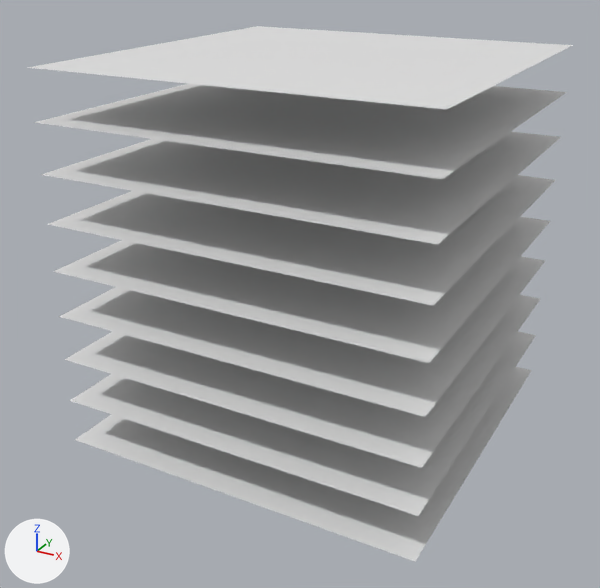
What one commit did to the FBX model Assets/MRTK/SDK/Experimental/Trackbox/Models/trackbox_grid.fbx.
The view is the same before and after, from a 50 mm lens placed at (1.96, -3.8, 1.58), pointed at (-0.05, -0.15, -0.25). Every picture has the same lights, and +X, +Y and +Z are marked at lower left.
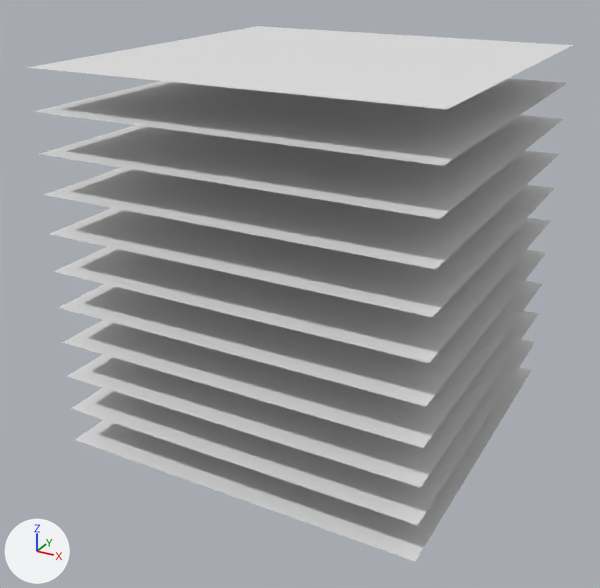
Where the change shows, as pixel boxes (x1, y1, x2, y2) in the pictures (600 x 588 px; the box of a moved part takes in the faces that stretch with it):
part 1 of me_plane, moved or reshaped: before (48, 175, 555, 306); after (49, 185, 555, 317)
part 2 of me_plane, moved or reshaped: before (41, 132, 561, 245); after (44, 150, 559, 269)
part 3 of me_plane, moved or reshaped: before (34, 84, 566, 179); after (40, 115, 563, 219)
part 4 of me_plane, moved or reshaped: before (59, 256, 545, 417); after (34, 78, 567, 166)
part 5 of me_plane, moved or reshaped: before (70, 331, 536, 516); after (71, 339, 535, 525)
part 6 of me_plane, moved or reshaped: before (65, 295, 540, 468); after (68, 310, 539, 488)
part 7 of me_plane, added: after (62, 280, 542, 448)
part 8 of me_plane, added: after (58, 249, 546, 406)

The change, as a diff of the scene's bpy script:
```diff
--- a/Assets/MRTK/SDK/Experimental/Trackbox/Models/trackbox_grid.fbx.py
+++ b/Assets/MRTK/SDK/Experimental/Trackbox/Models/trackbox_grid.fbx.py
@@ me_plane @@
 me_plane.from_pydata(...)  # 36 vertices, 9 faces; spans x -1.0..1.0, y -1.0..1.0, z -1.0..1.0
 # used by ob_plane; location = (0.0, 0.0, 0.0)
+# me_plane part 1: the loose piece of 4 vertices spanning x -1.0..1.0, y -1.0..1.0, z 0.25 is moved by (0.0, 0.0, -0.05)
+# me_plane part 2: the loose piece of 4 vertices spanning x -1.0..1.0, y -1.0..1.0, z 0.5 is moved by (0.0, 0.0, -0.1)
+# me_plane part 3: the loose piece of 4 vertices spanning x -1.0..1.0, y -1.0..1.0, z 0.75 is moved by (0.0, 0.0, -0.15)
+# me_plane part 4: the loose piece of 4 vertices spanning x -1.0..1.0, y -1.0..1.0, z -0.25 is moved by (0.0, 0.0, 1.05)
+# me_plane part 5: the loose piece of 4 vertices spanning x -1.0..1.0, y -1.0..1.0, z -0.75 is moved by (0.0, 0.0, -0.05)
+# me_plane part 6: the loose piece of 4 vertices spanning x -1.0..1.0, y -1.0..1.0, z -0.5 is moved by (0.0, 0.0, -0.1)
+# me_plane part 7: the loose piece of 4 vertices spanning x -1.0..1.0, y -1.0..1.0, z -0.5 is copied, and the copy is moved by (0.0, 0.0, 0.1); it spans x -1.0..1.0, y -1.0..1.0, z -0.4
+# me_plane part 8: the loose piece of 4 vertices spanning x -1.0..1.0, y -1.0..1.0, z -0.25 is copied, and the copy is moved by (0.0, 0.0, 0.05); it spans x -1.0..1.0, y -1.0..1.0, z -0.2
```
